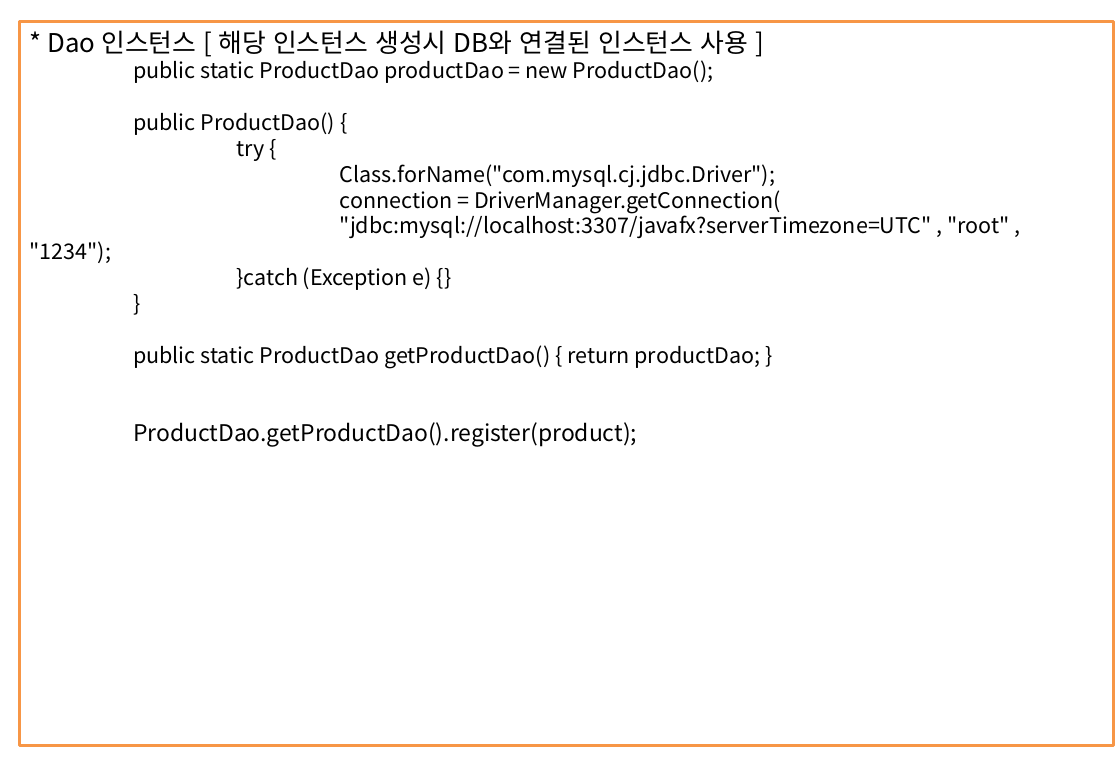
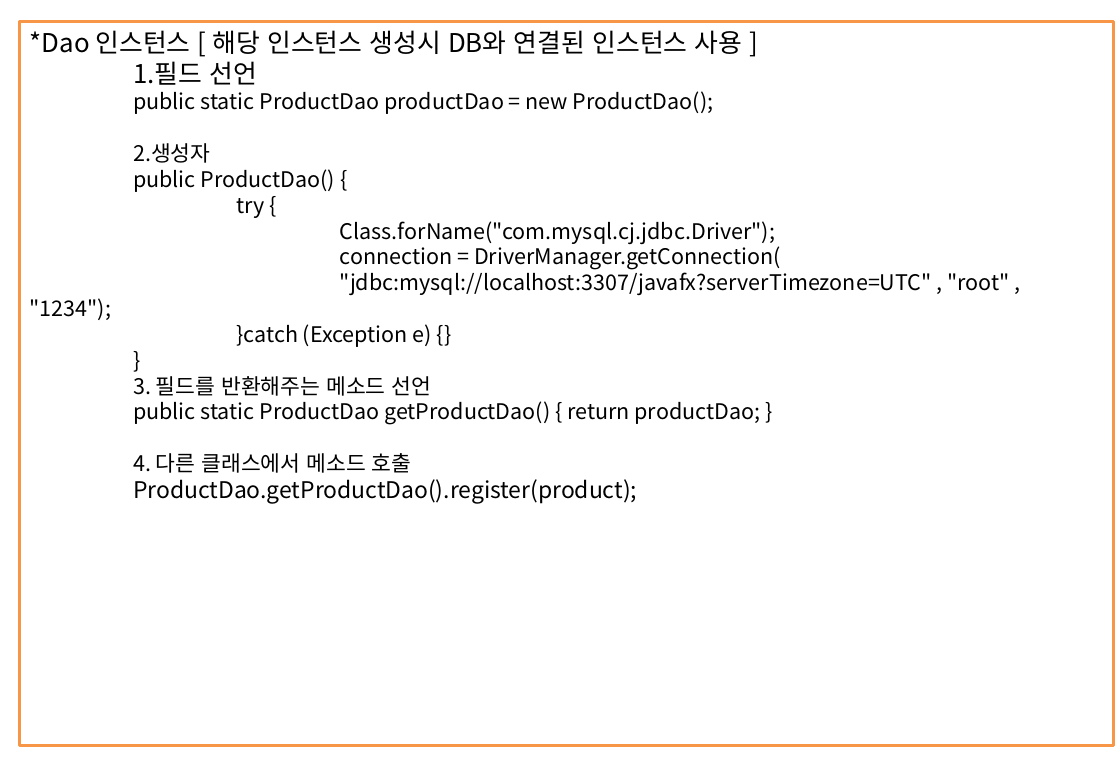
Before and after one commit to itdanja/web_ezen_1, a slide deck: slide 41 of java1/src/정리함/JAVA정리.pptx (slide 40 before the commit). Drawn at 1120x775 pixels with LibreOffice and Linux fonts; fonts in the diff are those of the drawing. Boxes give left, top, right and bottom in pixels: in the first picture for what was removed or moved away, otherwise in the second. Text is boxed around its words. In the diff, an @@ line names an element or a change of style, - is before the commit and + after.

```diff
--- a/java1/src/정리함/JAVA정리.pptx
+++ b/java1/src/정리함/JAVA정리.pptx
@@ text in rectangle at box(30, 30, 743, 85): text changed @@
-* Dao 인스턴스 [ 해당 인스턴스 생성시 DB와 연결된 인스턴스 사용 ]
+*Dao 인스턴스 [ 해당 인스턴스 생성시 DB와 연결된 인스턴스 사용 ]
+1.필드 선언
@@ text in rectangle at box(133, 143, 210, 163): paragraph added @@
+2.생성자
@@ text in rectangle at box(133, 376, 432, 396): paragraph added @@
+3. 필드를 반환해주는 메소드 선언
@@ text in rectangle at box(133, 453, 412, 473): paragraph added @@
+4. 다른 클래스에서 메소드 호출
```
Also in this commit, not shown: 4 other slides changed, 3 slides added, 1 other file.
